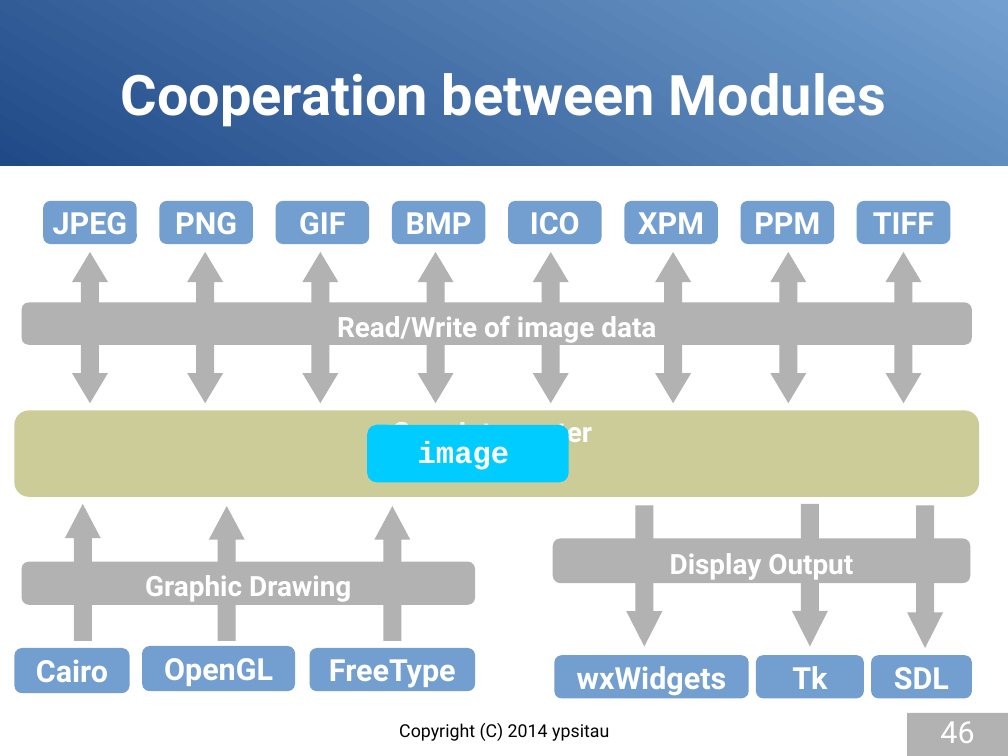
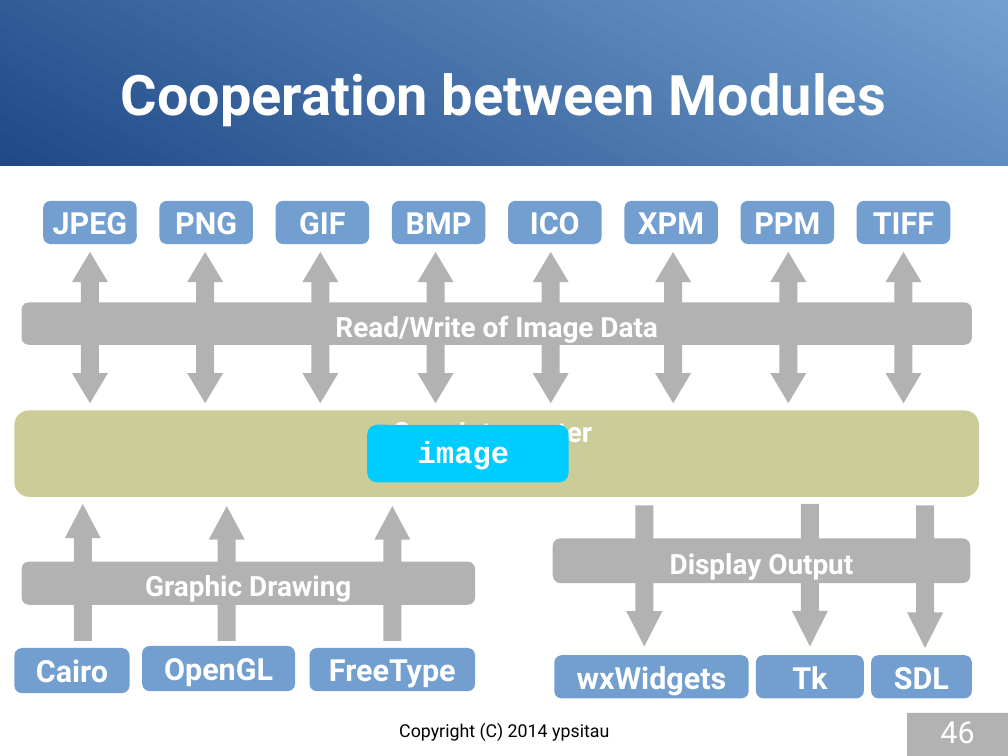
Before and after one commit to gura-lang/gura-doc, a slide deck: slide 46 of presentation/gura-introduction-e.odp. Drawn at 1008x756 pixels with LibreOffice and Linux fonts; fonts in the diff are those of the drawing. Boxes give left, top, right and bottom in pixels: in the first picture for what was removed or moved away, otherwise in the second. Text is boxed around its words. In the diff, an @@ line names an element or a change of style, - is before the commit and + after.

```diff
--- a/presentation/gura-introduction-e.odp
+++ b/presentation/gura-introduction-e.odp
@@ text in rounded rectangle at box(335, 316, 657, 343): text changed @@
-Read/Write of image data
+Read/Write of Image Data
```
Also in this commit, not shown: 4 other slides changed.
